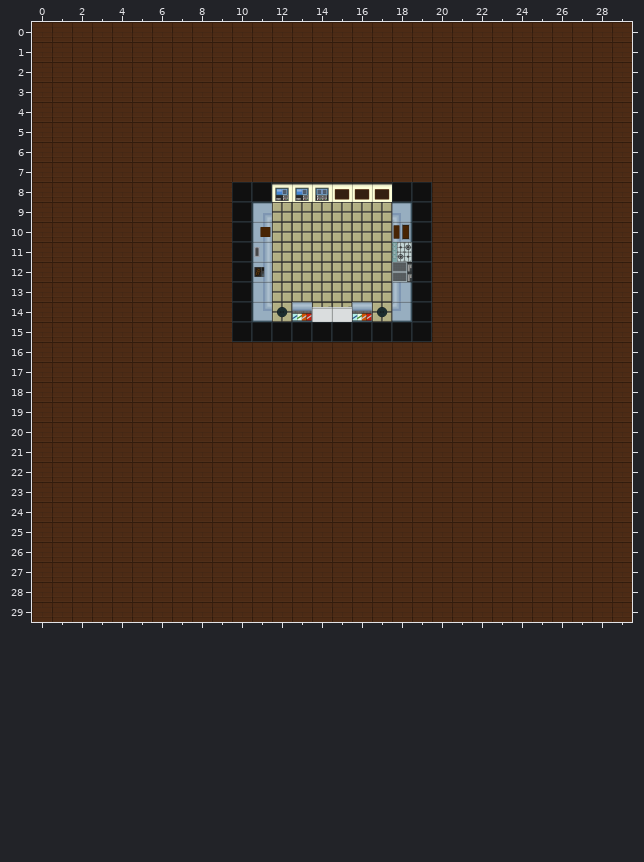
An edit to a level. Tiled map, core/src/main/java/com/hebergames/letmecook/recursos/mapas/Sucursal_6.tmx. Above: the version before the commit.
Cells are 128x128 px. Shown: x 0..29, y 0..29.
And afterwards:
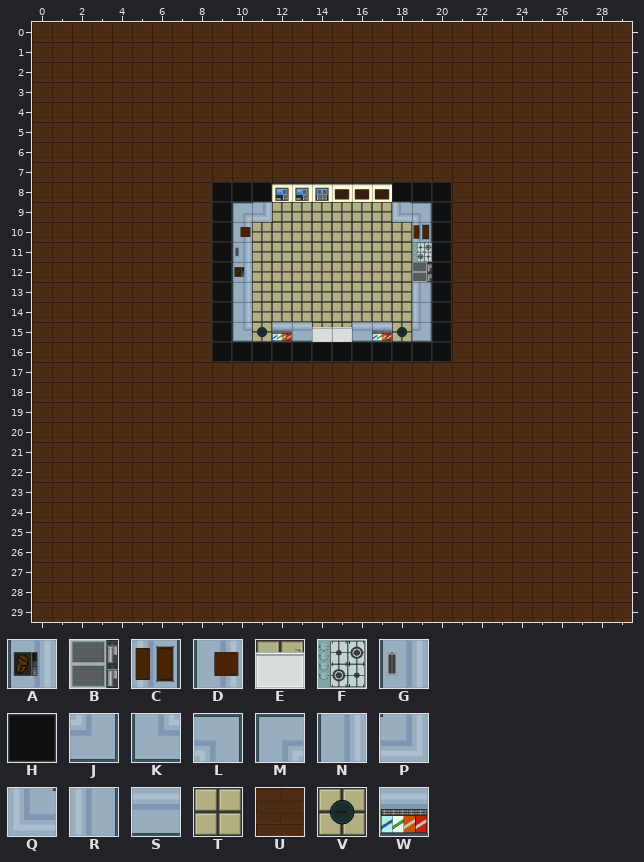
Key: from "Nivel_1": A 0 turned 90, B 1, C 2 turned 180, D 3 turned 90, E 4 turned 180, F 6, G 7 turned 90, H 11, J 12, K 13, L 14, M 15, N 16, P 18, Q 19, R 20, S 21, T 25, U 26, V 28, W 29 turned 180.
_ is an empty cell.
What changed:
Layer "Capa de patrones 1":
Tile H becomes tile A in row 12 at x 10.
Tile H becomes tile B in row 12 at x 19.
Tile H becomes tile C in row 10 at x 19.
Tile H becomes tile D in row 10 at x 10.
Tile H becomes tile E in row 15 at x 14 to 15.
Tile H becomes tile F in row 11 at x 19.
Tile H becomes tile G in row 11 at x 10.
Tile U becomes tile H in rows 8 to 15 at x 9 and 20; in row 16 at x 9 to 20.
Tile H becomes tile J in row 15 at x 19.
Tile H becomes tile K in row 15 at x 10.
Tile H becomes tile L in row 9 at x 19.
Tile H becomes tile M in row 9 at x 10.
Tile H becomes tile N in rows 13 to 14 at x 10.
Tile M becomes tile P in row 9 at x 11.
Tile L becomes tile Q in row 9 at x 18.
Tile H becomes tile R in rows 13 to 14 at x 19.
Tile H becomes tile S in row 15 at x 13 and 16.
Tile A becomes tile T in row 12 at x 11.
Tile B becomes tile T in row 12 at x 18.
Tile C becomes tile T in row 10 at x 18.
Tile D becomes tile T in row 10 at x 11.
Tile E becomes tile T in row 14 at x 14 to 15.
Tile F becomes tile T in row 11 at x 18.
Tile G becomes tile T in row 11 at x 11.
Tile J becomes tile T in row 14 at x 18.
Tile K becomes tile T in row 14 at x 11.
Tile N becomes tile T in row 13 at x 11.
Tile R becomes tile T in row 13 at x 18.
Tile V becomes tile T in row 14 at x 12 and 17.
Tile W becomes tile T in row 14 at x 13 and 16.
Tile H becomes tile V in row 15 at x 11 and 18.
Tile H becomes tile W in row 15 at x 12 and 17.
